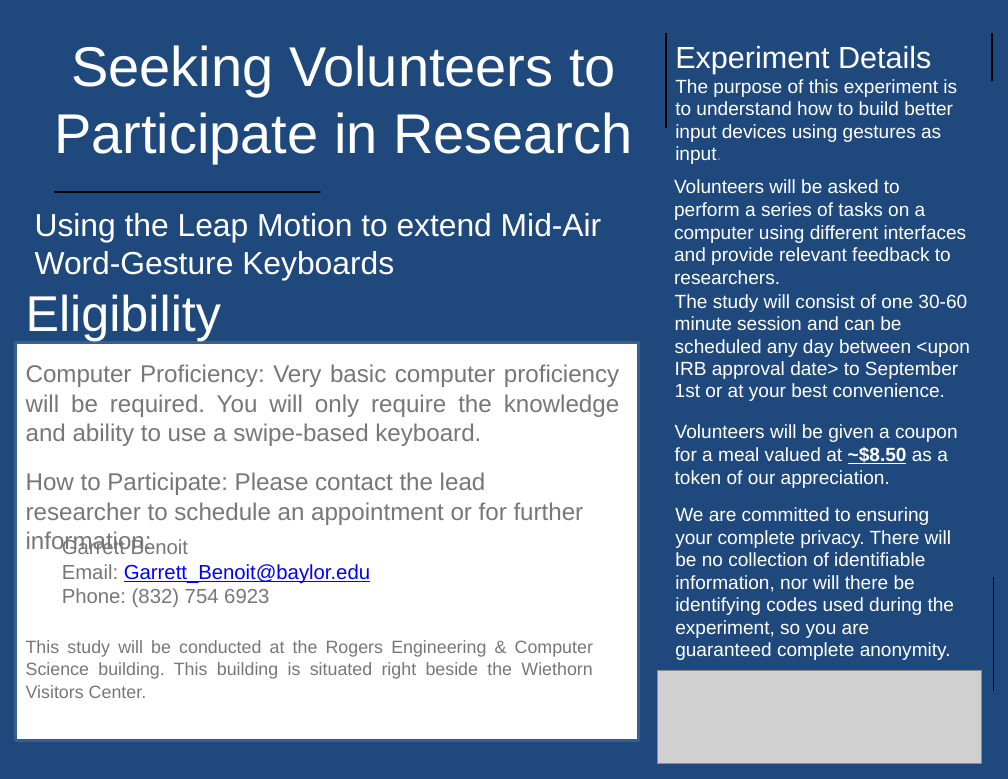
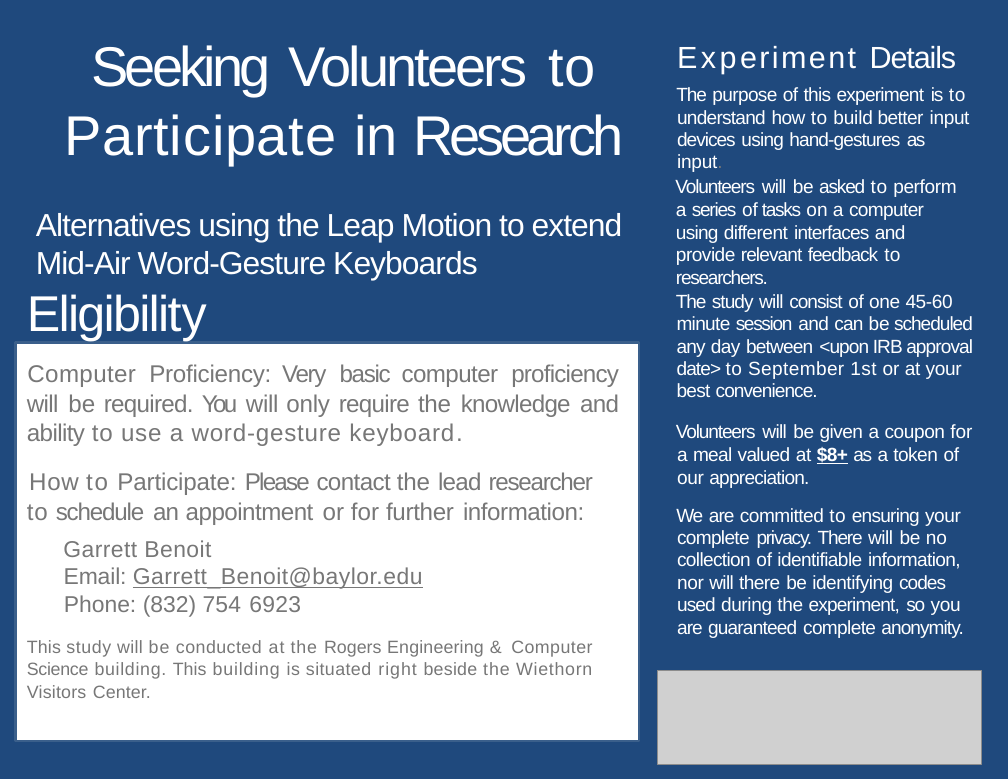
Before and after one commit to Malificiece/Leap-Motion-Thesis, a slide deck: slide 1 of docs/IRB/benoit_ResearchPoster.pptx. Drawn at 1008x779 pixels with LibreOffice and Linux fonts; fonts in the diff are those of the drawing; grey boxes stand for pictures; background and template pictures are left out. Boxes give left, top, right and bottom in pixels: in the first picture for what was removed or moved away, otherwise in the second. Text is boxed around its words. In the diff, an @@ line names an element or a change of style, - is before the commit and + after.

```diff
--- a/docs/IRB/benoit_ResearchPoster.pptx
+++ b/docs/IRB/benoit_ResearchPoster.pptx
@@ text "Seeking Volunteers to" at (x1=64, y1=45, x2=623, y2=165): letter spacing 0 to -3 pt in "Seeking"; letter spacing 0 to -2.3 pt in "Volunteers"; letter spacing 0 to 1 pt in "to"; letter spacing 0 to 0.6 pt, letter spacing 0 to 0.5 pt, letter spacing 0 to 0.7 pt in "Participate"; letter spacing 0 to -0.2 pt in "in"; letter spacing 0 to -3.4 pt in "Research"; more space between paragraphs @@
@@ rectangle removed at (x1=666, y1=33, x2=666, y2=128) @@
@@ text at (x1=870, y1=46, x2=956, y2=69): letter spacing 0 to 2.7 pt, letter spacing 0 to 1.9 pt in "Experiment"; letter spacing 0 to -0.9 pt in "Details"; indent changed @@
@@ rectangle removed at (x1=992, y1=33, x2=992, y2=80) @@
@@ text at (x1=676, y1=87, x2=970, y2=150): text changed @@
-The purpose of this experiment is to understand how to build better input devices using gestures as input.
+The purpose of this experiment is to understand how to build better input devices using hand-gestures as input.
@@ text "Volunteers will be asked to ..." at (x1=675, y1=179, x2=956, y2=265): letter spacing 0 to -0.9 pt in "Volunteers asked"; letter spacing 0 to -0.5 pt in "will computer different and"; letter spacing 0 to -0.2 pt in "be"; letter spacing 0 to 0.6 pt, letter spacing 0 to 0.3 pt in "to"; letter spacing 0 to -0.3 pt in "perform"; letter spacing 0 to -1.4 pt in "a a"; letter spacing 0 to -1 pt in "series researchers."; letter spacing 0 to -0.1 pt in "of"; letter spacing 0 to -1.1 pt in "tasks"; letter spacing 0 to -0.6 pt in "using"; letter spacing 0 to -0.7 pt in "interfaces relevant"; letter spacing 0 to -0.4 pt in "provide"; letter spacing 0 to -0.8 pt in "feedback"; indent changed @@
@@ rectangle removed at (x1=55, y1=192, x2=320, y2=192) @@
@@ text at (x1=36, y1=213, x2=623, y2=281): text changed @@
-Using the Leap Motion to extend Mid-Air Word-Gesture Keyboards
+Alternatives using the Leap Motion to extend
+Mid-Air Word-Gesture Keyboards
@@ text "Eligibility" at (x1=27, y1=294, x2=207, y2=341): letter spacing 0 to -1.4 pt; letter spacing 0 to -2.1 pt in "Eligibility"; indent changed @@
@@ text at (x1=676, y1=294, x2=973, y2=397): text changed @@
-The study will consist of one 30-60 minute session and can be scheduled any day between <upon IRB approval date> to September 1st or at your best convenience.
+The study will consist of one 45-60 minute session and can be scheduled any day between <upon IRB approval date> to September 1st or at your best convenience.
@@ rectangle at (x1=16, y1=343, x2=640, y2=741): outline #3A5F8B 2.01 pt to #3A5F8C 2 pt @@
@@ text at (x1=27, y1=364, x2=619, y2=446): text changed @@
-Computer Proficiency: Very basic computer proficiency will be required. You will only require the knowledge and ability to use a swipe-based keyboard.
+Computer Proficiency: Very basic computer proficiency will be required. You will only require the knowledge and ability to use a word-gesture keyboard.
@@ text at (x1=676, y1=424, x2=972, y2=488): text changed @@
-Volunteers will be given a coupon for a meal valued at ~$8.50 as a token of our appreciation.
+Volunteers will be given a coupon for a meal valued at $8+ as a token of our appreciation.
@@ text "How to Participate: Please contact ..." at (x1=27, y1=472, x2=593, y2=525): letter spacing 0 to 0.5 pt in "How"; letter spacing 0 to 1.4 pt, letter spacing 0 to 0.7 pt in "to"; letter spacing 0 to -0.1 pt in "Participate:"; letter spacing 0 to -1.4 pt in "Please"; letter spacing 0 to -0.5 pt in "contact"; letter spacing 0 to -0.2 pt in "the further"; letter spacing 0 to -0.6 pt in "lead"; letter spacing 0 to -0.9 pt in "researcher schedule"; letter spacing 0 to -0.7 pt in "an"; letter spacing 0 to -0.4 pt in "appointment"; letter spacing 0 to 0.1 pt in "or"; letter spacing 0 to -0.3 pt in "information:"; indent changed @@
@@ text "We are committed to ensuring ..." at (x1=676, y1=508, x2=963, y2=638): letter spacing 0 to -1.1 pt in "We so"; letter spacing 0 to -0.8 pt in "are codes are anonymity."; letter spacing 0 to -0.4 pt in "committed will identifying"; letter spacing 0 to 0.6 pt in "to"; letter spacing 0 to -0.6 pt in "ensuring complete"; letter spacing 0 to -0.3 pt in "your during the"; letter spacing 0 to -0.9 pt in "privacy. There"; letter spacing 0 to -0.2 pt in "be nor you"; letter spacing 0 to -0.5 pt in "collection identifiable information, will there be complete"; letter spacing 0 to -0.1 pt in "of"; letter spacing 0 to -0.7 pt in "used experiment, guaranteed"; indent changed @@
@@ text "Garrett Benoit" at (x1=63, y1=540, x2=423, y2=617): size 16 to 18 pt; letter spacing 0 to 0.3 pt in "Garrett Benoit"; text colour #0000FF to #777777, letter spacing 0 to 0.4 pt in "Garrett_Benoit@baylor.edu"; letter spacing 0 to -0.1 pt in "Email:"; letter spacing 0 to 0.1 pt in "754"; letter spacing 0 to 0.2 pt in "6923"; indent changed @@
@@ rectangle removed at (x1=993, y1=577, x2=993, y2=690) @@
@@ text "This study will be conducted ..." at (x1=27, y1=640, x2=592, y2=698): letter spacing 0 to 0.1 pt in "This Engineering Visitors Center."; letter spacing 0 to 0.5 pt in "study"; letter spacing 0 to 0.2 pt in "will beside"; letter spacing 0 to 0.9 pt in "be"; letter spacing 0 to 0.3 pt in "conducted Computer is situated"; letter spacing 0 to 0.7 pt in "at the building the"; letter spacing 0 to 3.5 pt in "&"; letter spacing 0 to -0.2 pt in "Science"; letter spacing 0 to 0.6 pt in "building. Wiethorn"; letter spacing 0 to 0.8 pt in "right"; indent changed; line spacing 1.06 to 1.07 @@
```
Also in this commit, not shown: 51 other files.
